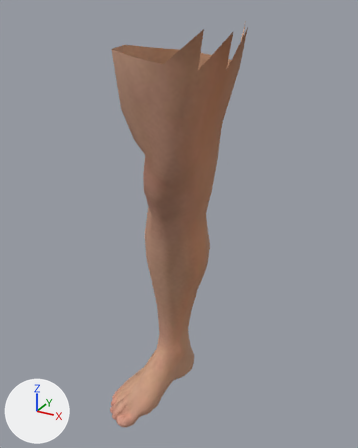
A saved change to the glTF model assets/character/character_leg_l_naked.glb.
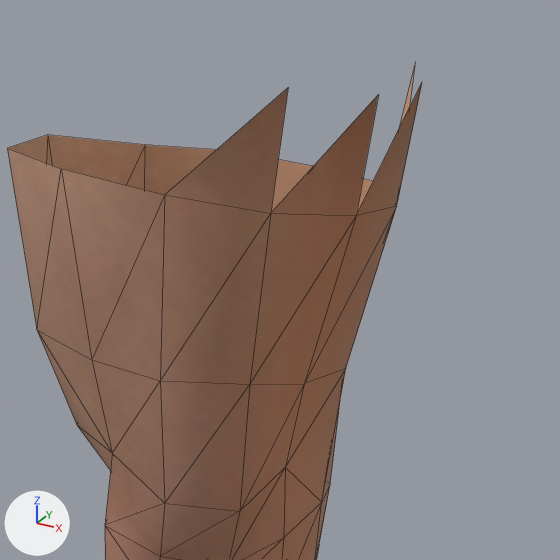
Each version is shown whole from a camera (50 mm lens) standing at (0.416, -0.734, 0.061) and looking at (0.008, 0.007, -0.309), then close up on the part from 30% to 82% of the width and 0% to 41% of the height. Lighting does not change. The marker at lower left points along +X, +Y and +Z. The first two pictures are the older version. The close-ups show mesh edges as thin lines. Vertices at exactly the same position are counted once.

The first close-up shows 'tripo_node_bc81f8f9-a104-44a7-afac-f094b41faff7'.
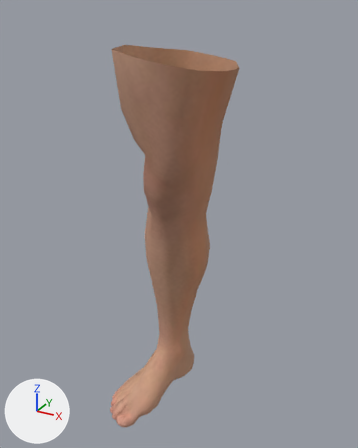
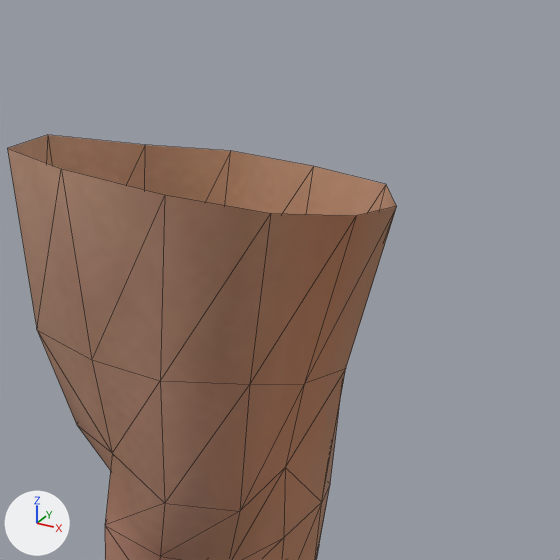
The newer file is also turned or shifted as a whole; pictures and numbers use the older file's frame.

The edits, one by one:
me_meshes_0 is used by ob_tripo_node_bc81f8f9_a104_44a7_afac_f094b41faff7; location (0.0, 0.0, 0.0).
Verts and faces of me_meshes_0; kept vertices keep their numbers, new ones are numbered from 272.
Before the commit, vertices of me_meshes_0: 194 (0.112, 0.013, -0.027) at pixel (396, 206), 198 (0.084, 0.064, -0.022), 199 (0.095, 0.07, 0.04), 213 (0.048, -0.112, -0.013) at pixel (164, 194), 214 (0.101, -0.092, 0.033) at pixel (288, 87).
Before the commit, vertices of me_meshes_0: 217 (0.089, -0.085, -0.022) at pixel (270, 213), 219 (0.122, -0.041, 0.029) at pixel (378, 94), 222 (0.112, -0.04, -0.026) at pixel (356, 215), 223 (0.12, 0.018, 0.032) at pixel (422, 81).
me_meshes_0 had 272 vertices, 527 faces and spanned x -0.111..0.122, y -0.136..0.116, z -0.72..0.04.
me_meshes_0 now has 268 vertices, 523 faces and spans x -0.111..0.112, y -0.136..0.116, z -0.72..0.004.
Part 1, on me_meshes_0:
Vertices deleted: 199, 214, 219, 223 (with the faces that use them).

Boxes (x1, y1, x2, y2) around the edits, measured in the close-ups (560 x 560 px):
'tripo_node_bc81f8f9-a104-44a7-afac-f094b41faff7', reshaped
    before: (8, 66, 422, 560)
    after: (8, 135, 397, 560)
part 1 of me_meshes_0, deleted (brown)
    before: (165, 66, 422, 216)
